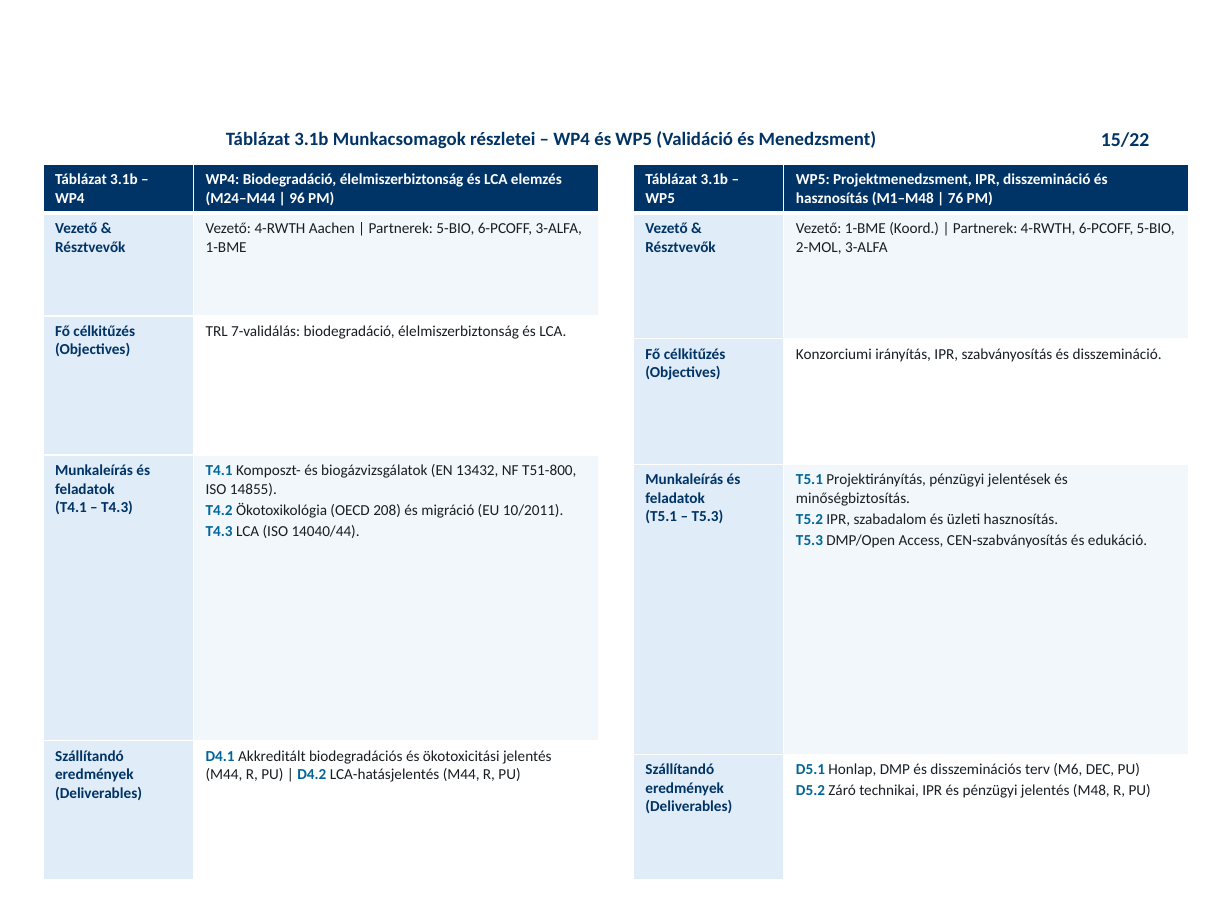
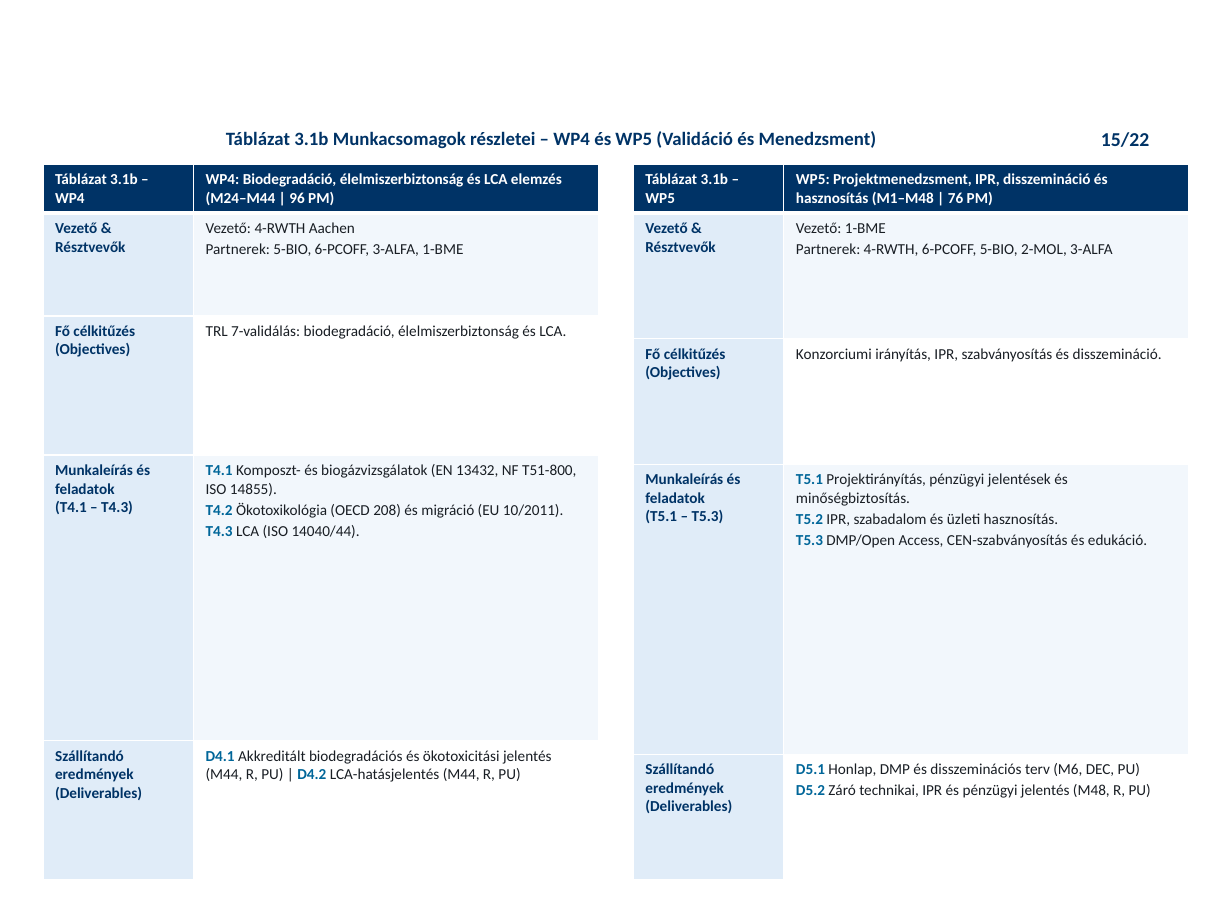
Before and after one commit to RMarci44/Fenntarthato-hulladek-projekt, a slide deck: slide 15 of PHACK_Prezentacio_Vegleges.pptx. Drawn at 1232x924 pixels with LibreOffice and Linux fonts; fonts in the diff are those of the drawing; background and template pictures are left out. Boxes give left, top, right and bottom in pixels: in the first picture for what was removed or moved away, otherwise in the second. Text is boxed around its words. In the diff, an @@ line names an element or a change of style, - is before the commit and + after.

```diff
--- a/PHACK_Prezentacio_Vegleges.pptx
+++ b/PHACK_Prezentacio_Vegleges.pptx
@@ table at <box>43,164,599,880</box> @@
-row 2, column 2: Vezető: 4-RWTH Aachen | Partnerek: 5-BIO, 6-PCOFF, 3-ALFA, 1-BME
+row 2, column 2: Vezető: 4-RWTH Aachen / Partnerek: 5-BIO, 6-PCOFF, 3-ALFA, 1-BME
@@ table at <box>633,164,1189,880</box> @@
-row 2, column 2: Vezető: 1-BME (Koord.) | Partnerek: 4-RWTH, 6-PCOFF, 5-BIO, 2-MOL, 3-ALFA
+row 2, column 2: Vezető: 1-BME / Partnerek: 4-RWTH, 6-PCOFF, 5-BIO, 2-MOL, 3-ALFA
```
Also in this commit, not shown: 5 other slides changed.
